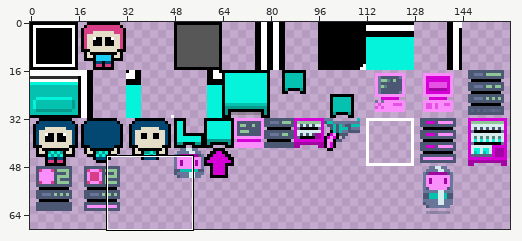
File history of a sprite sheet, dst/atlas.png. Above: a wide view before the commit, with the close-up outlined.
Close-up. First the earlier version:
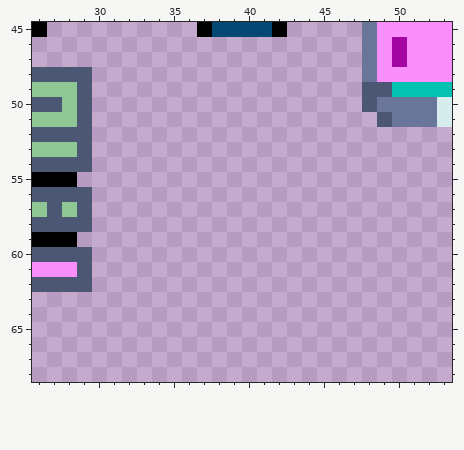
The file is 160x80 pixels. Colours within 5 levels of each other are drawn and written as one. Shown: x 26..53, y 45..68. The wide view leaves out empty margins.
Now the later version:
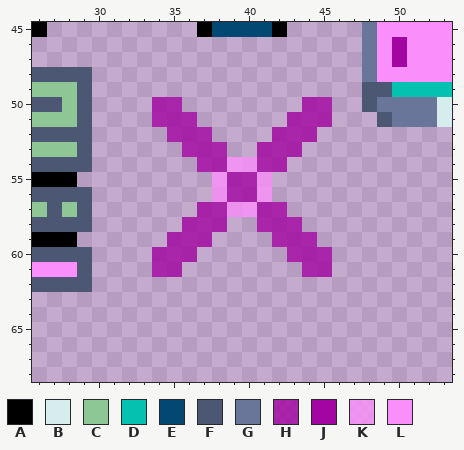
Palette (. is transparent): A #000000  B #d7ecec  C #8ec696  D #05c2b0  E #024873  F #4c5774  G #697699  H #a205a2cc  J #a205a2  K #fa8efacc  L #fa8efa
Edits made:
@@ x 32..47 @@
 49 ................
-50 ................
-51 ................
-52 ................
-53 ................
-54 ................
-55 ................
-56 ................
-57 ................
-58 ................
-59 ................
-60 ................
-61 ................
+50 ..HH........HH..
+51 ..HHH......HHH..
+52 ...HHH....HHH...
+53 ....HHH..HHH....
+54 .....HHKKHH.....
+55 ......KHHK......
+56 ......KHHK......
+57 .....HHKKHH.....
+58 ....HHH..HHH....
+59 ...HHH....HHH...
+60 ..HHH......HHH..
+61 ..HH........HH..
 62 ................
